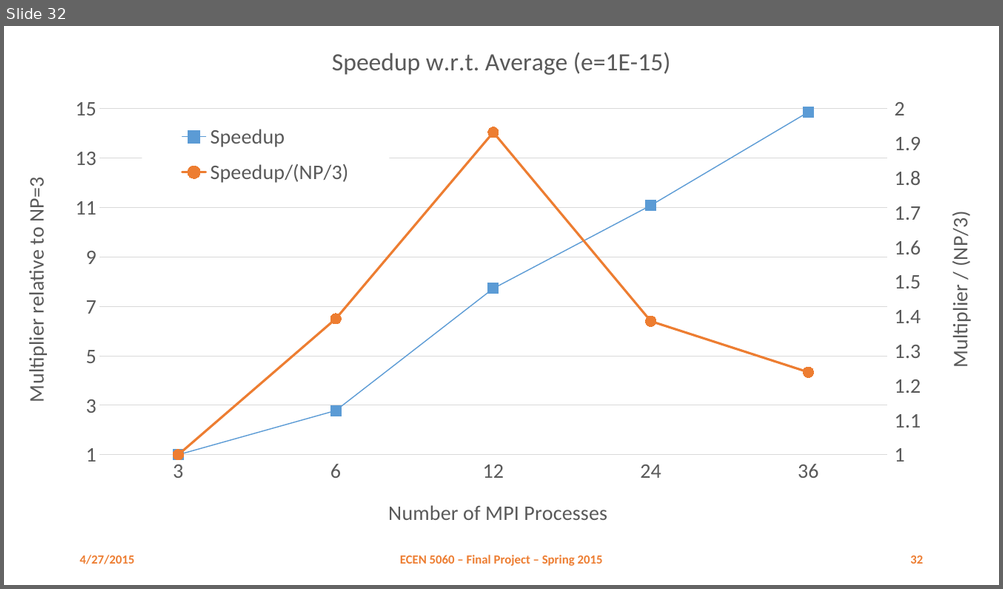
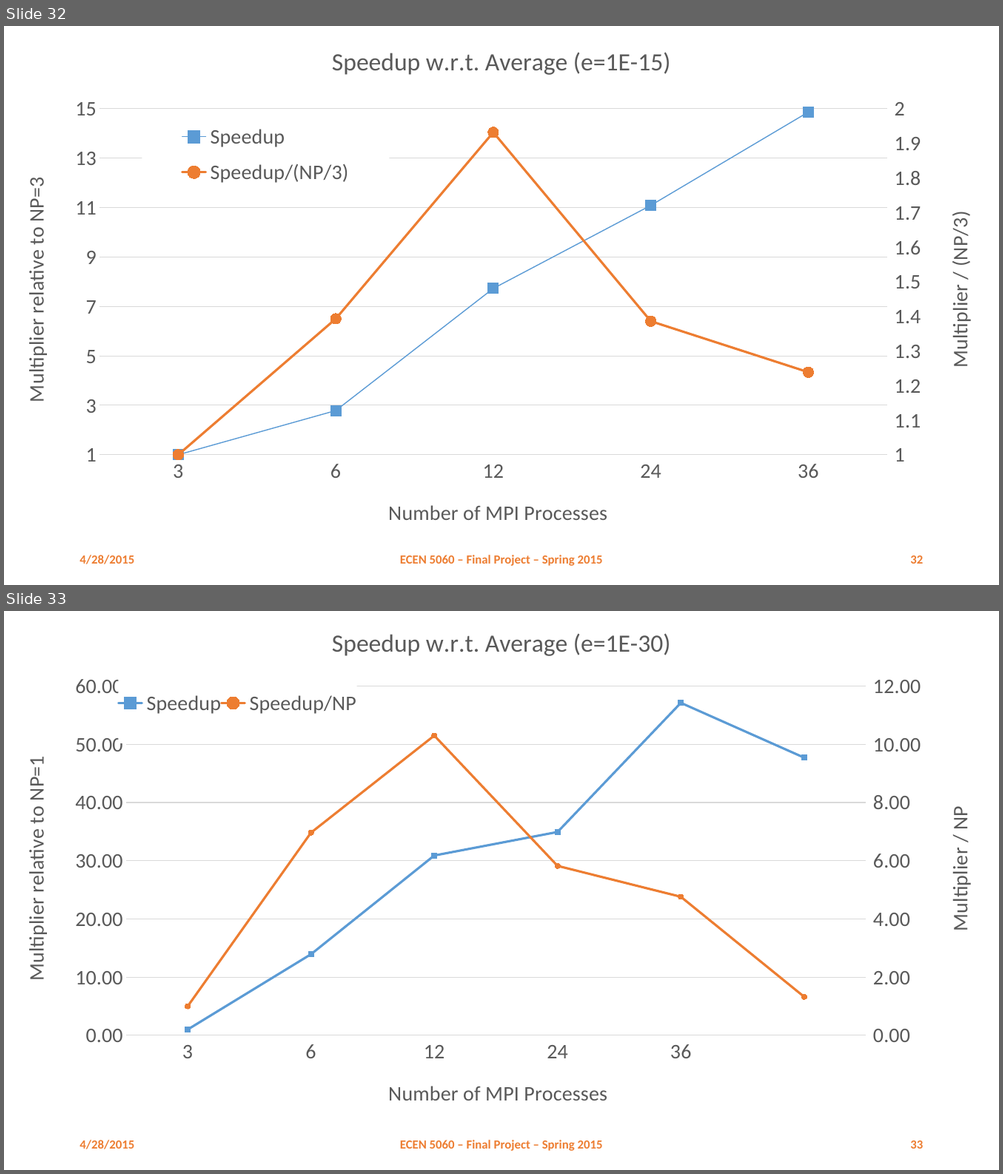
Before and after one commit to danhtuan/jdmcmc-mpi, a slide deck: report/Parallel MCMC.pptx. Shown one above the other, each under a label of ours: slide 32 before the commit, slides 32 and 33 after it. The pictures are 1003x589 and 1003x1174 pixels, drawn with LibreOffice and Linux fonts; fonts in the diff are those of the drawing. Boxes give left, top, right and bottom in pixels: in the first picture for what was removed or moved away, otherwise in the second. Text is boxed around its words. In the diff, an @@ line names an element or a change of style, - is before the commit and + after.

```diff
--- a/report/Parallel MCMC.pptx
+++ b/report/Parallel MCMC.pptx
@@ slide 33 added at bbox=[4, 611, 999, 1170], background #FFFFFF @@
@@ line chart added at bbox=[4, 611, 999, 1125] @@
+title "Speedup w.r.t. Average (e=1E-30) "
+categories: 3, 6, 12, 24, 36
+Speedup: 1, 14, 31, 35, 57, 48
+Speedup/NP: 1, 7, 10.3, 5.8, 4.8, 1.3
@@ text added at bbox=[79, 1140, 134, 1150], 12 pt, text #ED7D31, bold @@
+4/28/2015
@@ text added at bbox=[400, 1140, 603, 1151], 12 pt, text #ED7D31, bold @@
+ECEN 5060 – Final Project – Spring 2015
@@ page number added at bbox=[910, 1141, 922, 1149], 12 pt, text #ED7D31, bold @@
+33
@@ slide 32 changed as well @@
@@ text at bbox=[79, 555, 134, 565]: text changed @@
-4/27/2015
+4/28/2015
```
Also in this commit, not shown: 31 other slides changed, 1 other slide added, 1 slide removed.
